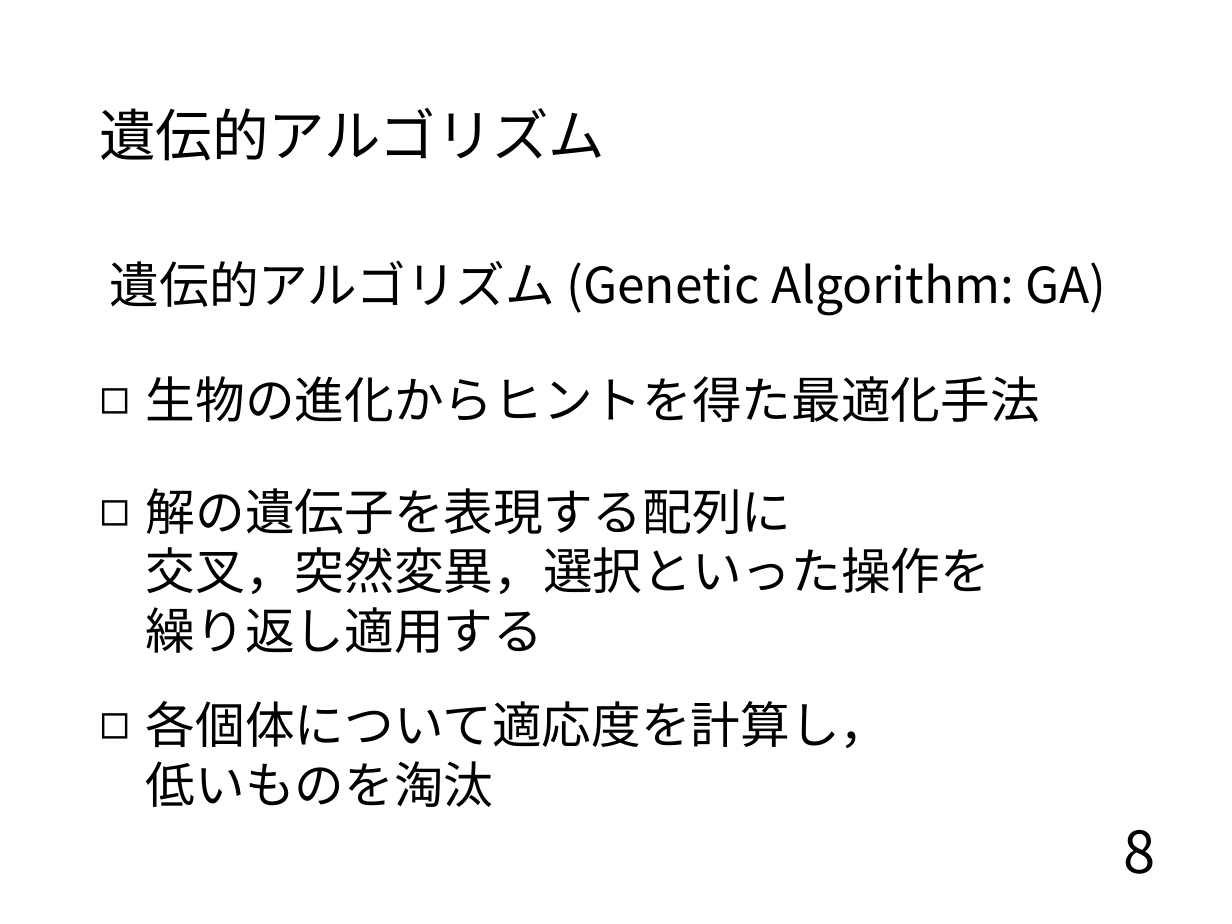
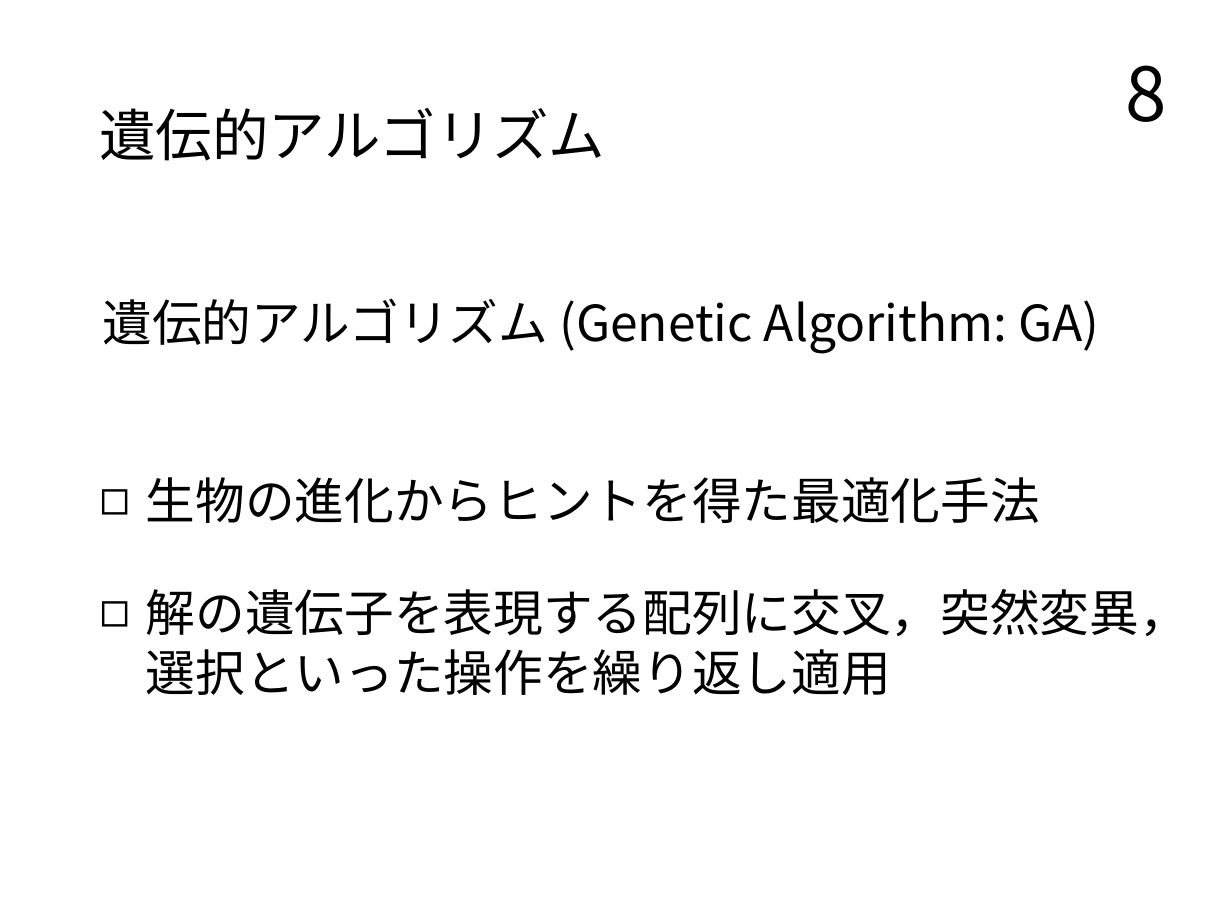
Before and after one commit to TairaTomotaka/kadai, a slide deck: slide 8 of prsn/20221129.pptx. Drawn at 1232x924 pixels with LibreOffice and Linux fonts; fonts in the diff are those of the drawing. Boxes give left, top, right and bottom in pixels: in the first picture for what was removed or moved away, otherwise in the second. Text is boxed around its words. In the diff, an @@ line names an element or a change of style, - is before the commit and + after.

```diff
--- a/prsn/20221129.pptx
+++ b/prsn/20221129.pptx
@@ page number: place and size @@
-page number at [1123, 830, 1155, 874]
+page number at [1125, 65, 1166, 122]
@@ page number at [1125, 65, 1166, 122]: size 28 to 36 pt @@
@@ text "遺伝的アルゴリズム (Genetic Algorithm: GA)": place and size @@
-text "遺伝的アルゴリズム (Genetic Algorithm: GA)" at [110, 260, 1106, 316]
+text "遺伝的アルゴリズム (Genetic Algorithm: GA)" at [103, 298, 1099, 354]
@@ text "生物の進化からヒントを得た最適化手法": place and size @@
-text "生物の進化からヒントを得た最適化手法" at [146, 376, 1040, 807]
+text "生物の進化からヒントを得た最適化手法" at [146, 477, 1189, 695]
@@ text at [146, 589, 1189, 695]: text changed @@
-◻ 解の遺伝子を表現する配列に
-  交叉，突然変異，選択といった操作を
-  繰り返し適用する
-◻ 各個体について適応度を計算し，
-  低いものを淘汰
+◻ 解の遺伝子を表現する配列に交叉，突然変異，
+  選択といった操作を繰り返し適用
```
Also in this commit, not shown: 10 other slides changed, 13 slides added, 1 other file.
